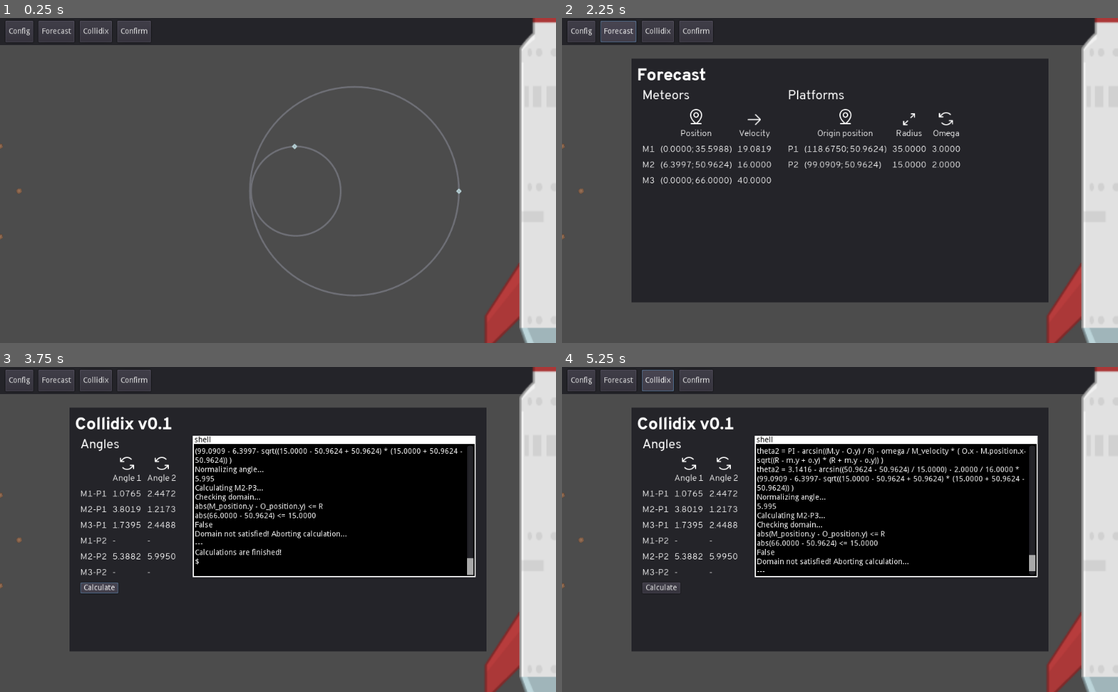
Above: before the commit, frames 1-4 (two rows, left to right).
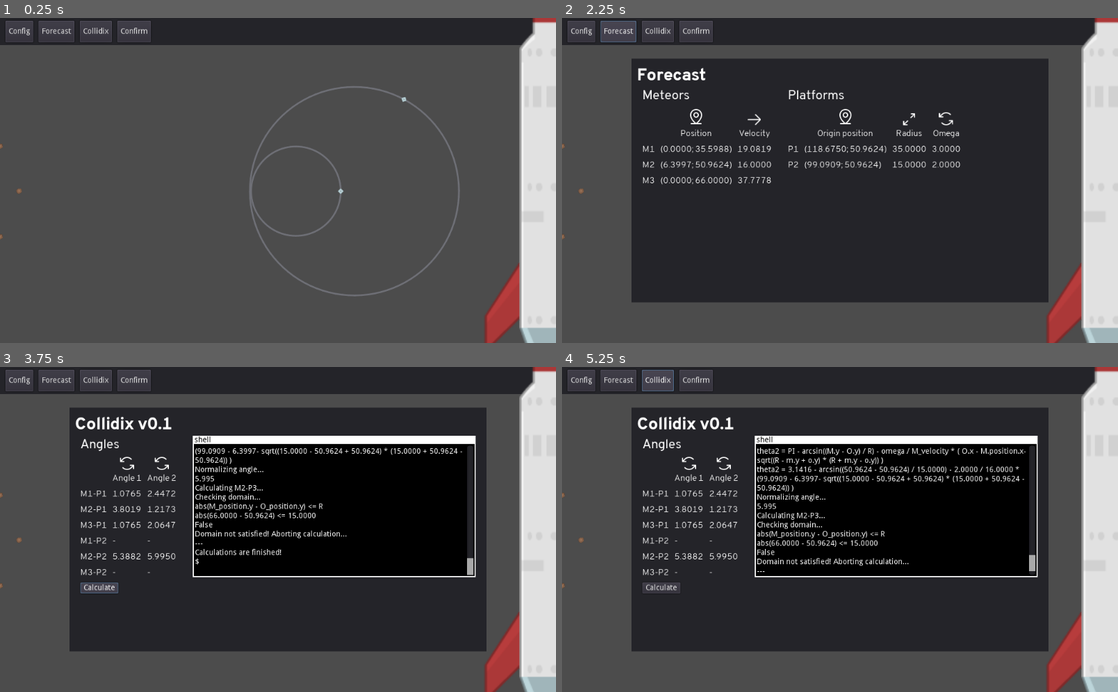
Above: after the commit, the same moments.

Repository: DrgnInventor/celestiarc
Game: Godot game, scene res://scenes/Levels/Level7.tscn
Two runs of this game, one before a commit and one after it. Both use one fixed random seed, a clock stepped at 60 frames per second and the inputs below. This scene is started directly instead of the project's main scene. The engine's default icon, where the game draws it, is replaced by a stand-in: a white triangle on a blue panel in a dark square.
Inputs:
- Up to frame 1 (0.25 s): no input
- Up to frame 2 (2.25 s): click "Confirm" at 0.5 s; click "Confirm" at 1.25 s; click "Forecast" at 2 s
- Up to frame 3 (3.75 s): click "Collidix" at 2.75 s; click "Calculate" at 3.5 s
- Up to frame 4 (5.25 s): click "Forecast" at 4.25 s; click "Collidix" at 5 s

The runs differ from the first frame. In frame 1, less than 0.1% of the frame differs, in the area x 52-83%, y 24-55%; in frame 2, less than 0.1%; in frame 3, less than 0.1%, in the area x 21-32%, y 47-50%; in frame 4, less than 0.1%.

Commit message:
precision fix for lvl7

Diff:
--- a/scenes/Levels/Level7.tscn
+++ b/scenes/Levels/Level7.tscn
@@ -5,7 +5,7 @@
 [node name="Level1" instance=ExtResource( 1 )]
 
 [node name="RotatingPlatform" parent="RotatingPlatforms" index="0"]
-position = Vector2( 652.714, 319.707 )
+position = Vector2( 652.713, 319.707 )
 radius = 35.0
 rotational_velocity = 3.0
 canon_coord = Vector2( 118.675, 50.9624 )
@@ -28,5 +28,5 @@
 
 [node name="Meteor3" parent="Meteors" index="2"]
 position = Vector2( 0, 237 )
-velocity = 40.0
+velocity = 37.7778
 canon_coord = Vector2( 0, 66 )
--- a/scripts/BaseLevel.gd
+++ b/scripts/BaseLevel.gd
@@ -42,9 +42,9 @@
 	collidix_overlay.gen_table(current_meteors, current_platforms)
 	forecast_overlay.gen_tables(current_meteors, current_platforms)
 
-	var m = current_meteors[0] # Meteor whose velocity I want to change
-	var p = current_platforms[1] # Platform on which meteor will collide
-	var theta = 1.6 # the rotational_offset I want to get
+	var m = current_meteors[2] # Meteor whose velocity I want to change
+	var p = current_platforms[0] # Platform on which meteor will collide
+	var theta = 1.0765 # the rotational_offset I want to get
 	print("meteor name: ", m.name)
 	print("platform name: ", p.name)
 	p.rotational_offset = theta
